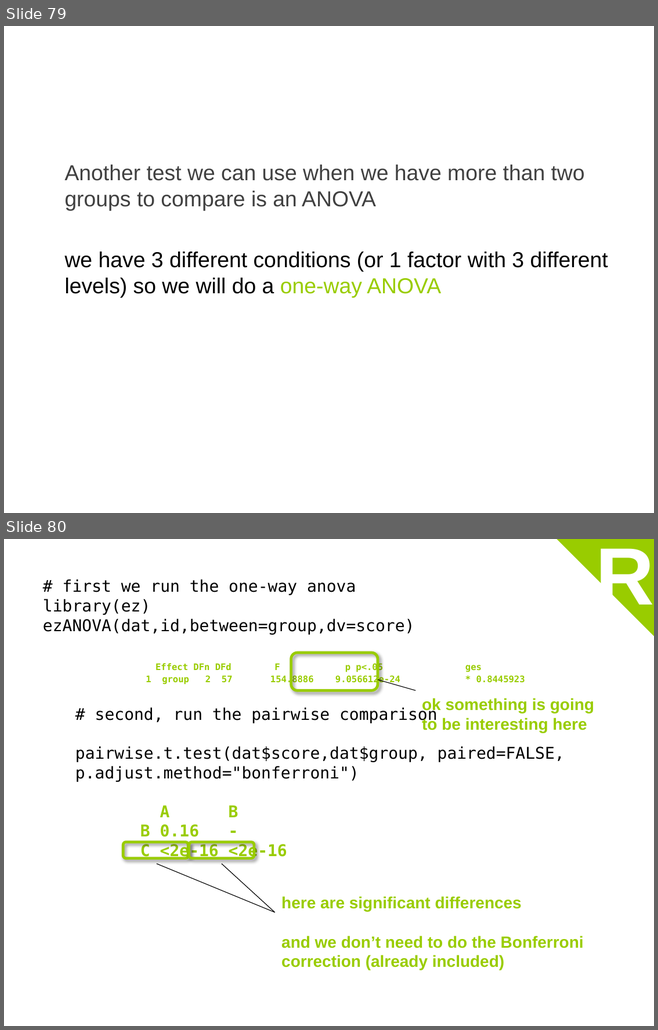
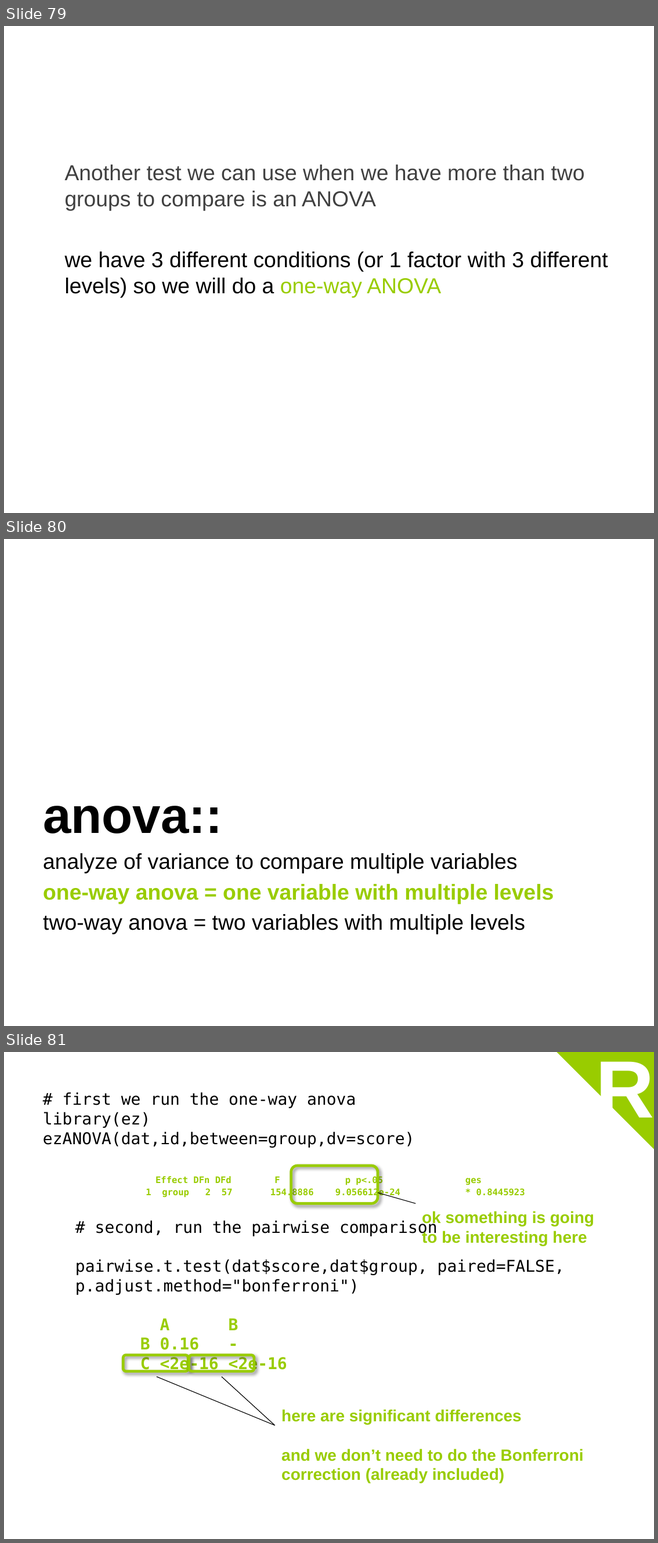
Before and after one commit to coms10011/2018_19, a slide deck: 13_designing_an_experiment (2 parts)/13-ControlStudyMemorisation-110min.pptx. Shown one above the other, each under a label of ours: slides 79 and 80 before the commit, slides 79, 80 and 81 after it. The pictures are 658x1030 and 658x1543 pixels, drawn with LibreOffice and Linux fonts; fonts in the diff are those of the drawing. Boxes give left, top, right and bottom in pixels: in the first picture for what was removed or moved away, otherwise in the second. Text is boxed around its words. In the diff, an @@ line names an element or a change of style, - is before the commit and + after.

```diff
--- a/13_designing_an_experiment (2 parts)/13-ControlStudyMemorisation-110min.pptx
+++ b/13_designing_an_experiment (2 parts)/13-ControlStudyMemorisation-110min.pptx
@@ slide 80 added at (x1=4, y1=539, x2=654, y2=1026), background #FFFFFF @@
@@ text added at (x1=43, y1=806, x2=554, y2=935), 24 pt, text #000000 @@
+anova::
+analyze of variance to compare multiple variables
+one-way anova = one variable with multiple levels
+two-way anova = two variables with multiple levels
@@ what was slide 80 is now slide 81 @@
```
Also in this commit, not shown: 5 slides changed, 6 other files.
